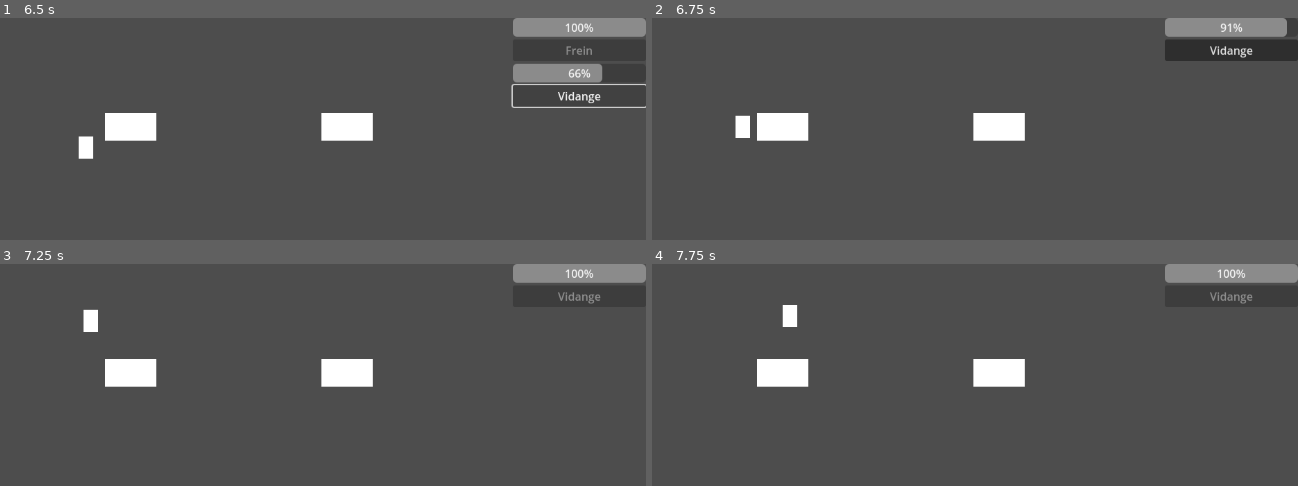
Above: before the commit, frames 1-4 (two rows, left to right).
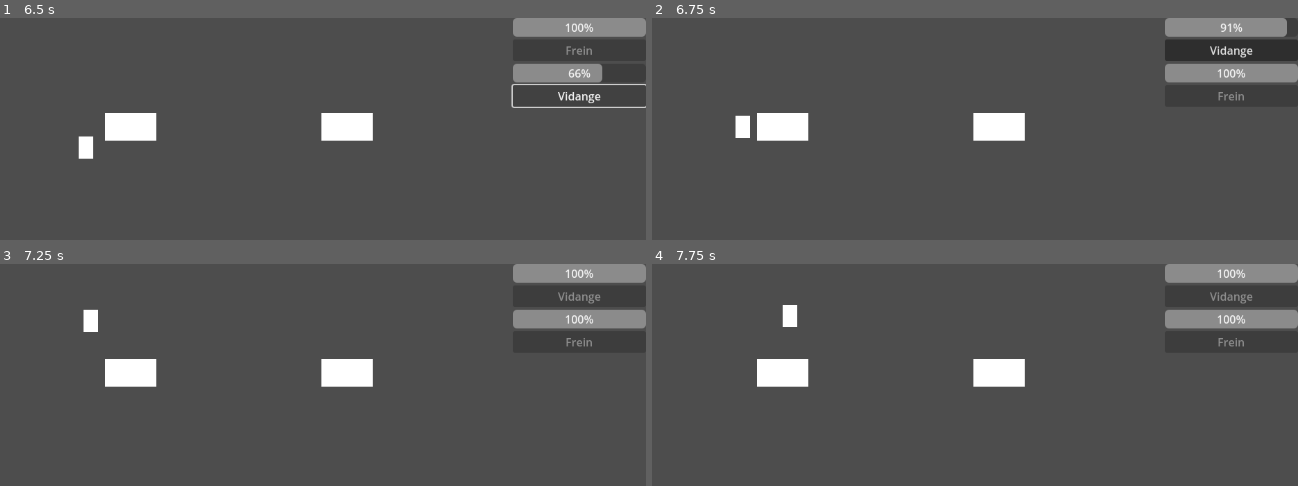
Above: after the commit, the same moments.

Repository: NiorsHaz/garage
Game: Godot game, scene res://Scenes/Scenes/test.tscn
Same seed, same stepped clock (60 frames per second), same inputs: the game is played once before the commit and once after it. The project has no main scene, so this scene is started directly.
Inputs:
- Up to frame 1 (6.5 s): tap Enter at 0.5 s; hold F (Interact) 0.53-1.28 s; hold W (Up) 0.53-2 s; tap F (Interact) at 1.35, 4.35, 5.85 s; click "Frein" at 2 s; click "Vidange" at 2.75 s; hold F (Interact) 3.53-4.28 s; hold A (Left) 3.53-5.03 s; hold S (Down) 5.03-5.78 s; hold F (Interact) 5.03-5.78 s; tap Space at 5.75 s; hold D (Right) from 5.78 s (still down)
- Up to frame 2 (6.75 s): release D (Right) at 6.53 s; hold W (Up) from 6.53 s (still down); hold F (Interact) from 6.53 s (still down)
- Up to frame 3 (7.25 s): keep holding W (Up); keep holding F (Interact)
- Up to frame 4 (7.75 s): release W (Up) at 7.28 s; release F (Interact) at 7.28 s; hold D (Right) from 7.28 s (still down); tap F (Interact) at 7.35 s

Frame 1 is identical in both runs. In frame 2, 1.8% of the frame differs, in the area x 79-100%, y 20-37%; in frame 3, 1.8%; in frame 4, 1.8%.

Commit message:
showing the finished parts

Diff:
--- a/Script/UI/repair_interface.gd
+++ b/Script/UI/repair_interface.gd
@@ -10,18 +10,24 @@
 signal selected_part(part: String, car: Car)
 
 func open_for_car(car: Car) -> void:
-	if car.repair_points != []:
-		visible = true
-		current_car = car
-		clear_list()
-		items.clear()
+	visible = true
+	current_car = car
+	clear_list()
+	items.clear()
 
-		for part in car.repair_points:
-			var item = repair_item_scene.instantiate()
-			list.add_child(item)
-			item.setup(part)
-			item.connect("part_selected", start_repair_for)
-			items[part] = item
+	for part in car.repair_points:
+		var item = repair_item_scene.instantiate()
+		list.add_child(item)
+		item.setup(part)
+		item.connect("part_selected", start_repair_for)
+		items[part] = item
+
+	for finished in car.finished_parts:
+		var finished_item = repair_item_scene.instantiate()
+		list.add_child(finished_item)
+		finished_item.finished(finished)
+		#finished_item.connect("part_selected", start_repair_for)
+		items[finished] = finished_item
 
 func clear_list():
 	for child in list.get_children():
--- a/Script/UI/repair_part.gd
+++ b/Script/UI/repair_part.gd
@@ -14,6 +14,11 @@
 	progress.value = 0
 	button.disabled = false
 
+func finished(part: String) -> void:
+	part_name = part
+	button.text = part
+	progress.value = 100
+	button.disabled = true
 
 func set_progress(value: float) -> void:
 	progress.value = clamp(value * 100.0, 0, 100)
